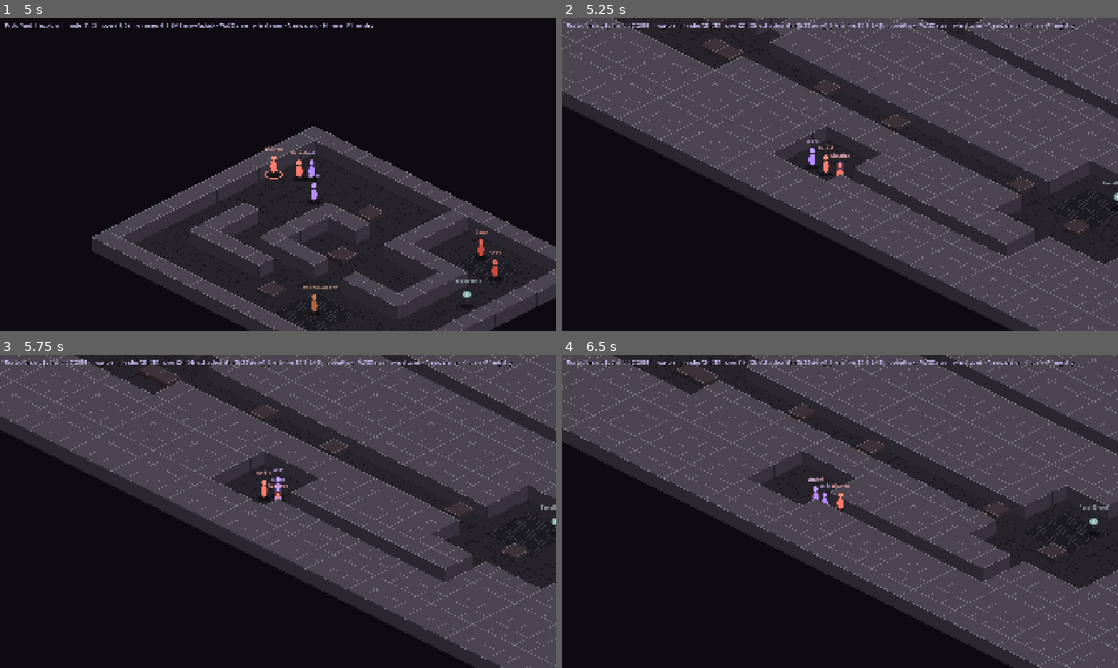
Above: before the commit, frames 1-4 (two rows, left to right).
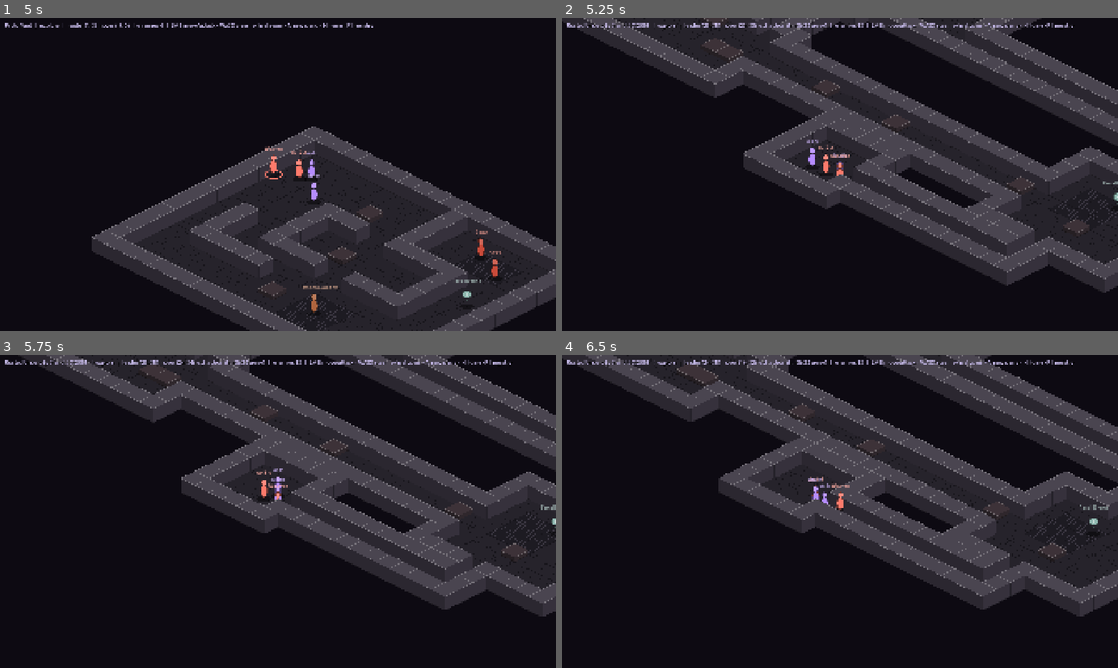
Above: after the commit, the same moments.

Repository: J4KD3N/neon-weave
Game: Godot game, scene res://scenes/main.tscn
Two runs of this game, one before a commit and one after it. Both use one fixed random seed, a clock stepped at 60 frames per second and the inputs below.
Inputs (mouse positions are in pixels of both pictures, inside the frame that each line leads up to):
- Up to frame 1 (5 s): tap Enter at 0.5 s; move the mouse to (400, 158) at 0.52 s; hold D (move_right) 0.53-1.28 s; tap 1 (ability_1) at 0.6 s; click (400, 158) at 0.67 s; move the mouse to (166, 190) at 1.27 s; hold S (move_down) 1.28-2.03 s; tap 2 (ability_2) at 1.35 s; move the mouse to (333, 105) at 2.02 s; hold D (move_right) 2.03-2.78 s; tap 3 (ability_3) at 2.1 s; move the mouse to (250, 237) at 2.77 s; hold W (move_up) 2.78-3.53 s; tap 4 (ability_4) at 2.85 s; click (250, 237) at 2.92 s; move the mouse to (444, 221) at 3.52 s; hold Space (end_turn) 3.53-4.28 s; hold A (move_left) from 3.53 s (still down); move the mouse to (111, 127) at 4.27 s; tap H (go_home) at 4.35 s
- Up to frame 2 (5.25 s): move the mouse to (867, 174) at 5.02 s; release A (move_left) at 5.03 s; hold S (move_down) from 5.03 s (still down); hold N (new_shard) from 5.03 s (still down); click (867, 174) at 5.17 s
- Up to frame 3 (5.75 s): keep holding S (move_down); keep holding N (new_shard)
- Up to frame 4 (6.5 s): move the mouse to (756, 433) at 5.77 s; release S (move_down) at 5.78 s; release N (new_shard) at 5.78 s; hold D (move_right) from 5.78 s (still down); tap 1 (ability_1) at 5.85 s

Frame 1 is identical in both runs. In frame 2, 37% of the frame differs, in the area x 0-100%, y 0-100%; in frame 3, 36%; in frame 4, 38%.

Commit message:
fix(view): draw enclosed rock as void instead of wall slabs
Solid cells with no walkable neighbour are skipped by MapView; generated
Shards are mostly rock, and the wall-top grey was swallowing the screen.

Co-Authored-By: Claude Fable 5.1 <noreply@anthropic.com>

Diff:
--- a/src/systems/world/map_data.gd
+++ b/src/systems/world/map_data.gd
@@ -79,6 +79,17 @@
 	return not tile.is_empty() and bool(tile.get("walkable", false))
 
 
+## A blocked cell with no walkable neighbour (8-connected): solid rock the
+## player can never see the face of. The view draws these as void.
+func is_enclosed(cell: Vector2i) -> bool:
+	if is_walkable(cell):
+		return false
+	for d: Vector2i in [Vector2i(1, 0), Vector2i(-1, 0), Vector2i(0, 1), Vector2i(0, -1), Vector2i(1, 1), Vector2i(1, -1), Vector2i(-1, 1), Vector2i(-1, -1)]:
+		if is_walkable(cell + d):
+			return false
+	return true
+
+
 ## Tall terrain blocks line of sight. Defaults to "not walkable" so walls
 ## block and low debris can opt out with `"blocks_sight": false`.
 func blocks_sight(cell: Vector2i) -> bool:
--- a/src/systems/world/map_view.gd
+++ b/src/systems/world/map_view.gd
@@ -25,8 +25,8 @@
 		for x: int in map.width:
 			var cell := Vector2i(x, y)
 			var tile: Dictionary = map.tile_at(cell)
-			if tile.is_empty():
-				continue
+			if tile.is_empty() or map.is_enclosed(cell):
+				continue # solid rock reads better as void than as a slab of wall tops
 			var layer: TileMapLayer = walls if String(tile.get("layer", "ground")) == "wall" else ground
 			layer.set_cell(cell, PlaceholderTiles.SOURCE_ID, atlas_coords[map.tile_id_at(cell)])
 	nav.build(map)
--- a/tests/unit/test_map_data.gd
+++ b/tests/unit/test_map_data.gd
@@ -66,3 +66,12 @@
 	assert_any_contains(map.errors, "has no rows")
 	assert_eq(map.width, 0)
 	assert_eq(map.height, 0)
+
+
+func test_enclosed_cells_have_no_walkable_neighbour() -> void:
+	var map := MapData.parse(_entry(["####", "#P.#", "####", "####"]), TILES)
+	assert_true(map.is_enclosed(Vector2i(0, 3)), "corner far from the floor")
+	assert_true(map.is_enclosed(Vector2i(1, 3)))
+	assert_false(map.is_enclosed(Vector2i(0, 0)), "diagonal to the spawn")
+	assert_false(map.is_enclosed(Vector2i(1, 2)), "below the floor")
+	assert_false(map.is_enclosed(Vector2i(1, 1)), "walkable cells are never enclosed")
--- a/tests/unit/test_world_scene.gd
+++ b/tests/unit/test_world_scene.gd
@@ -35,9 +35,16 @@
 func test_map_is_built_from_content() -> void:
 	assert_eq(world.map_data.errors, [])
 	assert_eq(world.map_data.name, "Proto Yard")
-	var placed := world.map_view.ground.get_used_cells().size() + world.map_view.walls.get_used_cells().size()
-	assert_eq(placed, world.map_data.width * world.map_data.height)
-	assert_true(world.map_view.walls.get_used_cells().size() > 0, "walls placed on the wall layer")
+	assert_eq(world.map_view.ground.get_used_cells().size(), world.map_data.walkable_count(), "every walkable cell has ground")
+	var walls := world.map_view.walls.get_used_cells().size()
+	assert_true(walls > 0, "walls placed on the wall layer")
+	var enclosed := 0
+	for y: int in world.map_data.height:
+		for x: int in world.map_data.width:
+			if world.map_data.is_enclosed(Vector2i(x, y)):
+				enclosed += 1
+	assert_eq(walls + enclosed + world.map_data.walkable_count(), world.map_data.width * world.map_data.height, "walls + void + ground cover the map")
+	assert_false(world.map_view.walls.get_used_cells().has(Vector2i(0, 0)), "the yard's corner is enclosed rock")
 
 
 func test_party_spawns_on_spawn_cells_with_class_colours_and_stats() -> void:
